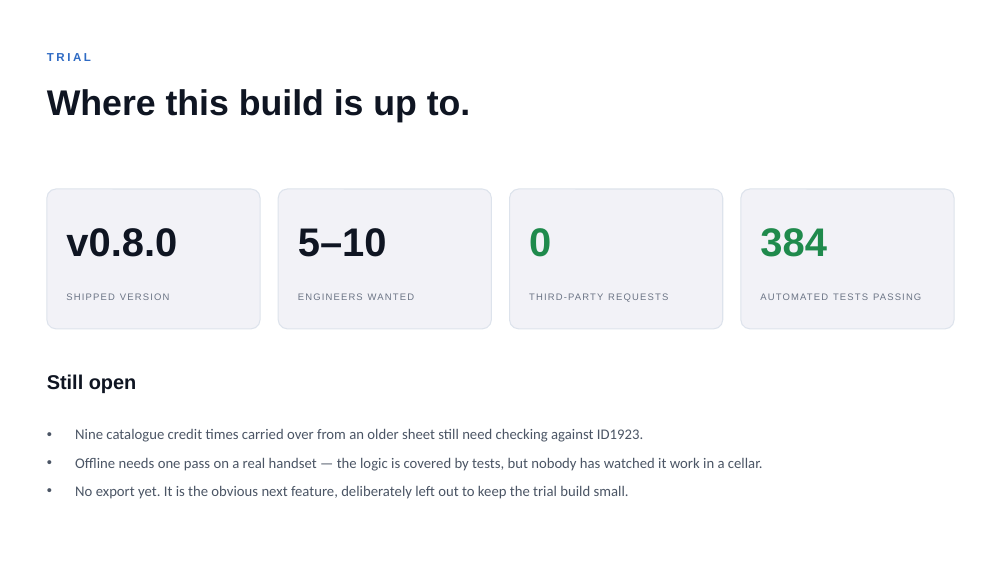
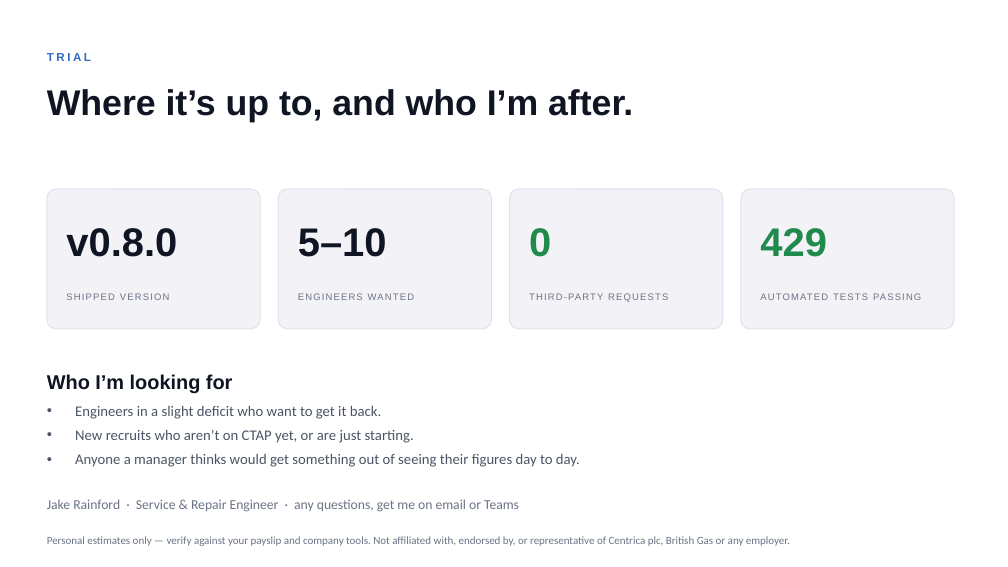
Before and after one commit to belacorg/CTAPTracker, a slide deck: slide 10 of docs/presentation/CTAP-Tracker.pptx. Drawn at 1008x567 pixels with LibreOffice and Linux fonts; fonts in the diff are those of the drawing. Boxes give left, top, right and bottom in pixels: in the first picture for what was removed or moved away, otherwise in the second. Text is boxed around its words. In the diff, an @@ line names an element or a change of style, - is before the commit and + after.

```diff
--- a/docs/presentation/CTAP-Tracker.pptx
+++ b/docs/presentation/CTAP-Tracker.pptx
@@ text at bbox=[47, 89, 633, 122]: text changed @@
-Where this build is up to.
+Where it’s up to, and who I’m after.
@@ text at bbox=[760, 228, 827, 257]: text changed @@
-384
+429
@@ text at bbox=[47, 374, 233, 394]: text changed @@
-Still open
+Who I’m looking for
@@ text "Engineers in a slight deficit ..." at bbox=[75, 406, 580, 467]: vertical alignment middle to top @@
@@ text at bbox=[75, 406, 580, 467]: text changed @@
-• Nine catalogue credit times carried over from an older sheet still need checking against ID1923.
-• Offline needs one pass on a real handset — the logic is covered by tests, but nobody has watched it work in a cellar.
-• No export yet. It is the obvious next feature, deliberately left out to keep the trial build small.
+• Engineers in a slight deficit who want to get it back.
+• New recruits who aren’t on CTAP yet, or are just starting.
+• Anyone a manager thinks would get something out of seeing their figures day to day.
@@ text added at bbox=[47, 499, 519, 512], 13 pt, text #6B7485 @@
+Jake Rainford · Service & Repair Engineer · any questions, get me on email or Teams
@@ text added at bbox=[47, 536, 790, 546], 10.5 pt, text #6B7485 @@
+Personal estimates only — verify against your payslip and company tools. Not affiliated with, endorsed by, or representative of Centrica plc, British Gas or any employer.
```
Also in this commit, not shown: 6 other slides changed, 1 slide removed.
